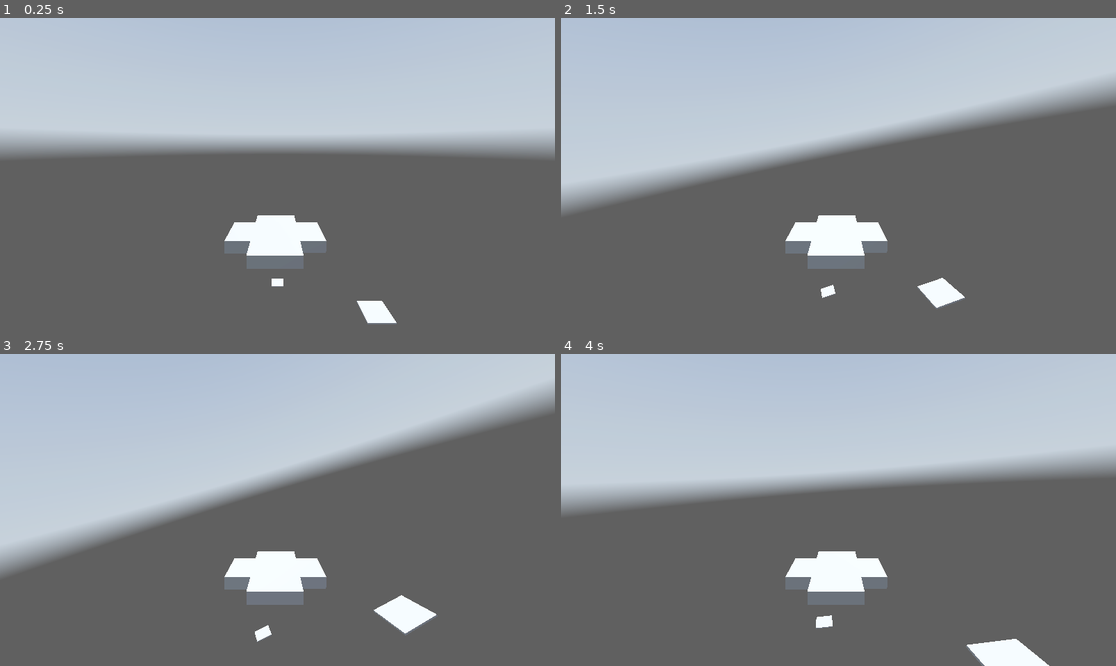
Above: before the commit, frames 1-4 (two rows, left to right).
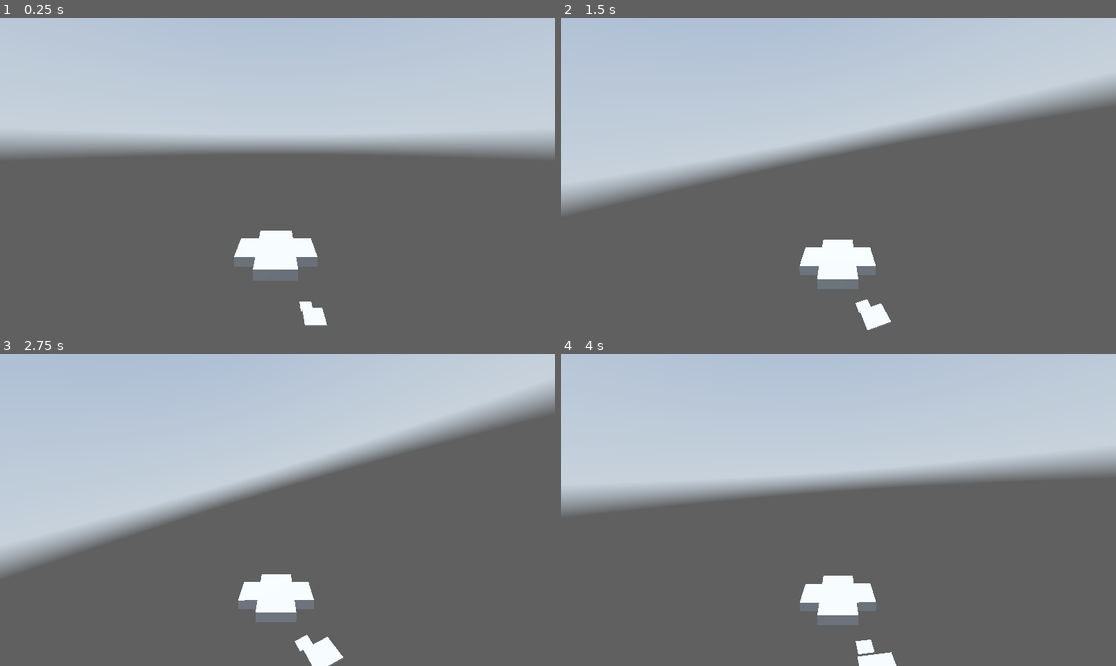
Above: after the commit, the same moments.

Repository: SimDubz/godot_gamejam_01
Game: Godot game, scene res://scenes/playground.tscn
Same seed, same stepped clock (60 frames per second), same inputs: the game is played once before the commit and once after it. A sky picture missing from this copy of the repository is replaced by a grey-blue gradient.
Inputs (mouse positions are in pixels of both pictures, inside the frame that each line leads up to):
- Up to frame 1 (0.25 s): no input
- Up to frame 2 (1.5 s): tap Enter (ui_accept) at 0.5, 0.77 s; move the mouse to (866, 174) at 0.52 s; hold E (rotate_right) 0.53-1.28 s; move the mouse to (810, 174) at 1.27 s; hold Q (rotate_left) from 1.28 s (still down)
- Up to frame 3 (2.75 s): tap Enter (ui_accept) at 1.52 s; move the mouse to (288, 503) at 2.02 s; release Q (rotate_left) at 2.03 s; hold E (rotate_right) from 2.03 s (still down)
- Up to frame 4 (4 s): move the mouse to (832, 516) at 2.77 s; tap Enter (ui_accept) at 3.02, 3.77 s; move the mouse to (877, 513) at 3.52 s; release E (rotate_right) at 3.53 s; hold Q (rotate_left) from 3.53 s (still down)

The runs differ from the first frame. In frame 1, 2.8% of the frame differs, in the area x 40-72%, y 63-99%; in frame 2, 3.6%; in frame 3, 3.9%; in frame 4, 4.0%, in the area x 40-88%, y 63-100%.

Commit message:
camera and player modif

Diff:
--- a/scenes/player.tscn
+++ b/scenes/player.tscn
@@ -1,6 +1,7 @@
-[gd_scene load_steps=4 format=3 uid="uid://dvky5ym53pejp"]
+[gd_scene load_steps=5 format=3 uid="uid://dvky5ym53pejp"]
 
 [ext_resource type="Script" path="res://scripts/Player.gd" id="1_d8bry"]
+[ext_resource type="Script" path="res://scripts/pivot.gd" id="2_53jvj"]
 
 [sub_resource type="SphereShape3D" id="SphereShape3D_o16as"]
 
@@ -24,6 +25,7 @@
 mesh = SubResource("BoxMesh_fw1s2")
 
 [node name="pivot" type="Node3D" parent="."]
+script = ExtResource("2_53jvj")
 
 [node name="Camera3D" type="Camera3D" parent="pivot"]
 transform = Transform3D(1, 0, 0, 0, 0.989611, 0.143769, 0, -0.143769, 0.989611, 0.0353695, 1.62393, 3.43998)
--- a/scenes/playground.tscn
+++ b/scenes/playground.tscn
@@ -21,7 +21,7 @@
 transform = Transform3D(1, 0, 0, 0, 1, 0, 0, 0, 1, 0, -215.743, -290.639)
 
 [node name="CSGBox3D" type="CSGBox3D" parent="stage1"]
-transform = Transform3D(1, 0, 0, 0, 1, 0, 0, 0, 1, 0, -0.5, 0)
+transform = Transform3D(1, 0, 0, 0, 1, 0, 0, 0, 1, 85.3115, -0.5, 43.575)
 use_collision = true
 size = Vector3(20, 1, 20)
 
@@ -37,7 +37,7 @@
 transform = Transform3D(1, 0, 0, 0, 1, 0, 0, 0, 1, -27.9906, -11.1548, 0)
 
 [node name="CSGBox3D" type="CSGBox3D" parent="stage3"]
-transform = Transform3D(1, 0, 0, 0, 1, 0, 0, 0, 1, 0, -116.445, -69.9838)
+transform = Transform3D(1, 0, 0, 0, 1, 0, 0, 0, 1, -16.8046, -116.445, -69.9838)
 use_collision = true
 size = Vector3(20, 1, 20)
 
@@ -59,4 +59,4 @@
 shadow_enabled = true
 
 [node name="Player" parent="." instance=ExtResource("2_vm42v")]
-transform = Transform3D(1, 0, 0, 0, 1, 0, 0, 0, 1, 0, 10.3405, 17.9205)
+transform = Transform3D(1, 0, 0, 0, 1, 0, 0, 0, 1, 37.709, 48.7788, 54.2489)
--- /dev/null
+++ b/scenes/user_interface.tscn
@@ -0,0 +1,17 @@
+[gd_scene load_steps=2 format=3 uid="uid://bhlou6kbjvy5l"]
+
+[sub_resource type="GDScript" id="GDScript_tnp55"]
+
+[node name="UserInterface" type="Control"]
+layout_mode = 3
+anchors_preset = 15
+anchor_right = 1.0
+anchor_bottom = 1.0
+grow_horizontal = 2
+grow_vertical = 2
+script = SubResource("GDScript_tnp55")
+
+[node name="SpeedDisplay" type="TextEdit" parent="."]
+layout_mode = 0
+offset_right = 188.0
+offset_bottom = 52.0
--- a/scripts/Player.gd
+++ b/scripts/Player.gd
@@ -22,6 +22,14 @@
 var max_pitch_down = deg_to_rad(-45)
 var max_pitch_up = deg_to_rad(30)
 var thermal_lift = false # New variable for thermal updrafts
+var gravity_effect = 1.0 # Normal gravity
+var reduced_gravity_effect = 0.5 # Reduced gravity effect
+var gravity_reduction_duration = 2.0 # Duration of reduced gravity in seconds
+var gravity_reduction_timer = 0.0 # Timer to track gravity reduction
+var normal_speed = 2.0
+var boosted_speed = 100 # Adjust as needed for the desired boost effect
+var speed_boost_duration = 2.0 # Duration of the speed boost in seconds
+var speed_boost_timer = 0.0 # Timer to track the speed boost duration
 
 
 func _ready() -> void:
@@ -31,6 +39,11 @@
 	if event is InputEventMouseMotion:
 		pitch += deg_to_rad(event.relative.y * mouse_sensitivity)
 		pitch = clamp(pitch, max_pitch_down, max_pitch_up)
+
+		if event.relative.y > 0:
+			activate_reduced_gravity()
+			speed = boosted_speed
+			speed_boost_timer = speed_boost_duration
 
 	if Input.is_action_pressed("ui_accept"):
 		braking = true
@@ -46,6 +59,24 @@
 
 
 func _physics_process(delta: float) -> void:
+
+	# Handle gravity reduction timer
+	if gravity_reduction_timer > 0:
+		gravity_reduction_timer -= delta
+		if gravity_reduction_timer <= 0:
+			gravity_effect = 1.0
+
+	# Handle speed boost duration
+	if speed_boost_timer > 0:
+		speed_boost_timer -= delta
+		if speed_boost_timer <= 0:
+			speed = normal_speed # Reset speed after boost duration
+
+
+	var effective_gravity = gravity * gravity_effect
+	velocity.y -= effective_gravity * delta
+
+
 	# Simulate gravity
 	velocity.y -= gravity * delta
 
@@ -66,10 +97,11 @@
 	velocity = simulate_drag(velocity, delta)
 
 	# Forward motion
-	var forward_speed = base_speed + (sin(pitch) * glide_descent_rate)
-	forward_speed = max(forward_speed, base_speed)
+	var forward_speed = speed + (sin(pitch) * glide_descent_rate)
+	forward_speed = max(forward_speed, speed) # Ensure forward_speed is at least the current speed (base or boosted)
+
 	var forward_direction = -transform.basis.z.normalized()
-	velocity += forward_direction * forward_speed  * delta
+	velocity += forward_direction * forward_speed * delta
 
 	if not braking:
 		velocity += forward_direction * speed * delta
@@ -106,3 +138,7 @@
 	velocity -= drag_force
 
 	return velocity
+
+func activate_reduced_gravity() -> void:
+	gravity_effect = reduced_gravity_effect
+	gravity_reduction_timer = gravity_reduction_duration
--- /dev/null
+++ b/scripts/pivot.gd
@@ -0,0 +1,22 @@
+extends Node3D
+
+@onready var character_model: Node3D = $"../CharacterModel"
+var offset = Vector3(0, 1, 1)
+var camera_speed = 4.0
+var rotation_speed = 0.1
+
+
+func _process(delta):
+
+	if character_model:
+		# Positioning the camera behind the target
+		var desired_position = character_model.global_transform.origin + offset
+		global_transform.origin = global_transform.origin.lerp(desired_position, camera_speed * delta)
+
+		# Mimicking target's pitch and roll
+		var target_rotation = character_model.rotation_degrees
+		var desired_rotation = Vector3(target_rotation.x * 0.5, target_rotation.y, target_rotation.z * 0.5) # Mimic 50% of pitch and roll
+		rotation_degrees = rotation_degrees.lerp(desired_rotation, rotation_speed * delta)
+
+		# Adjust this line if your game uses a different up direction
+		#look_at(character_model.global_transform.origin, Vector3.UP)
